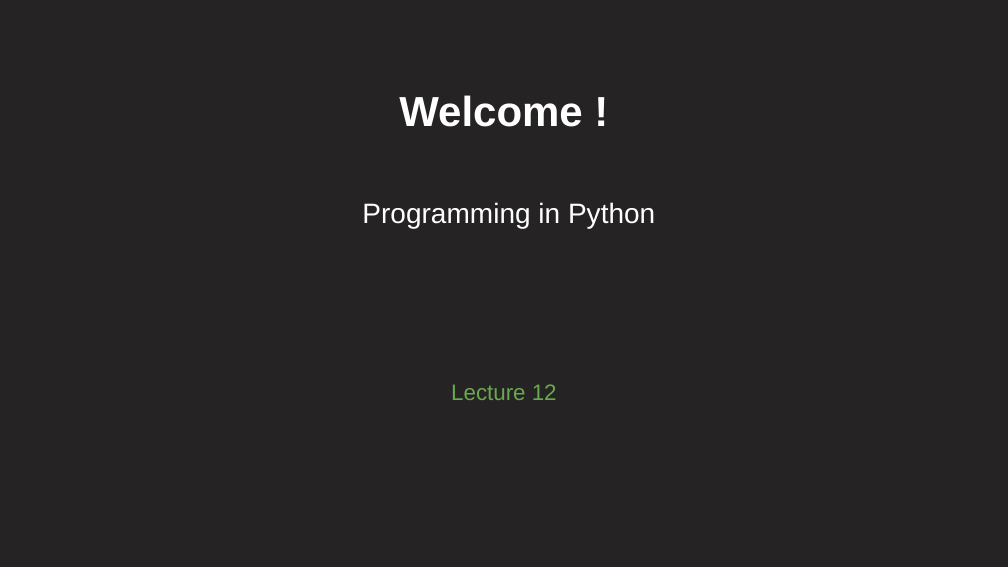
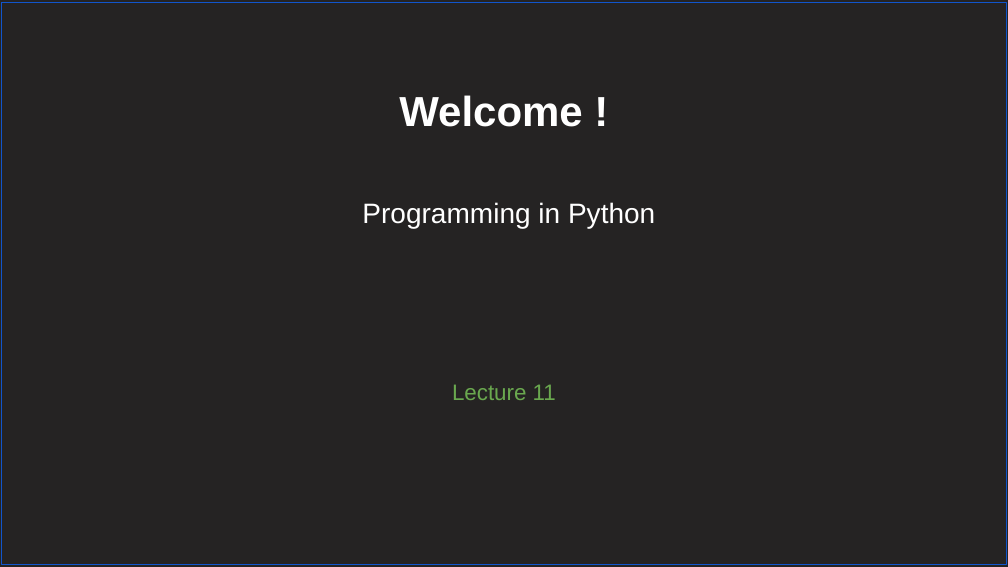
Before and after one commit to RRaphaell/python_course_materials, a slide deck: slide 1 of slides/Lecture_11.pptx. Drawn at 1008x567 pixels with LibreOffice and Linux fonts; fonts in the diff are those of the drawing. Boxes give left, top, right and bottom in pixels: in the first picture for what was removed or moved away, otherwise in the second. Text is boxed around its words. In the diff, an @@ line names an element or a change of style, - is before the commit and + after.

```diff
--- a/slides/Lecture_11.pptx
+++ b/slides/Lecture_11.pptx
@@ rectangle added at [2, 3, 1006, 564], outline #1155CC 0.75 pt @@
@@ text at [452, 384, 556, 400]: text changed @@
-Lecture 12
+Lecture 11
```
Also in this commit, not shown: 6 other slides changed, 12 other files.
